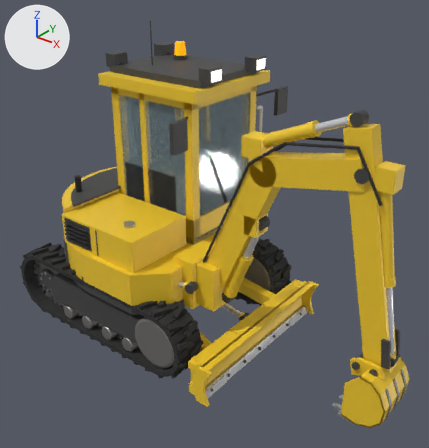
Two versions of the glTF model 3d-models/mini-excavator/mini_excavator.glb, one commit apart.
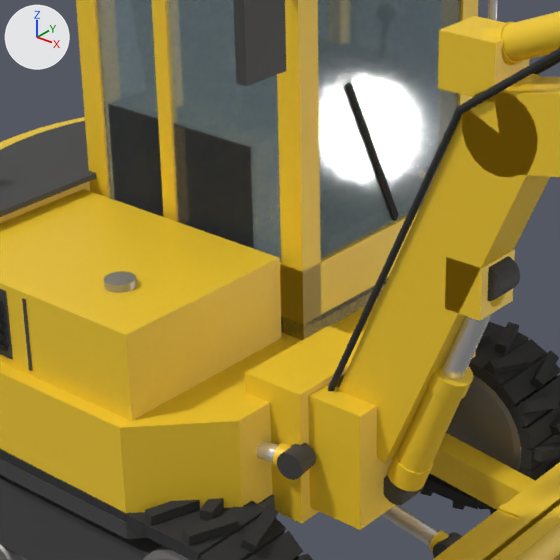
There are two pictures of each version: one whole from a 50 mm camera at (3.82, -3.81, 3.53) aimed at (0.79, -0.01, 1.18), one close up on the part from 20% to 66% of the width and 28% to 72% of the height. The lights are fixed; the arrows at upper left show +X, +Y and +Z. The last two pictures show the newer version. Where no turn or scale is listed for an object, it has been applied to the vertices. Vertices at exactly the same position are counted once.

Objects in the first close-up: 'blade', 'boom', 'cab', 'track_left', 'track_right', 'undercarriage_left', 'undercarriage_right', 'upper'.
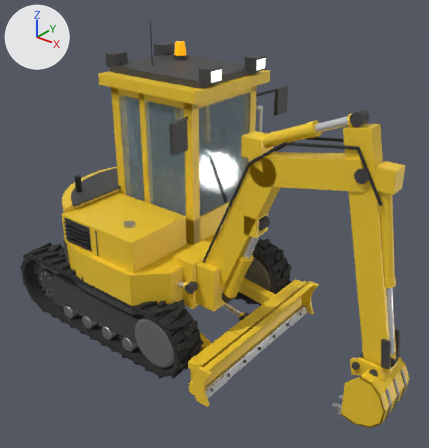
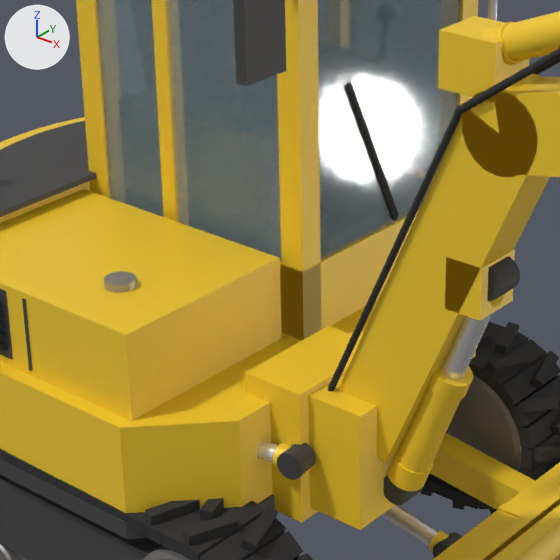
The edits, one by one:
me_cab is used by ob_cab; location (0.0, 0.0, 0.0).
me_cab had 1149 vertices, 2232 faces and spanned x -0.49..0.77, y -0.47..1.2, z 0.95..2.85.
me_cab now has 1153 vertices, 2232 faces and spans x -0.49..0.77, y -0.47..1.2, z 0.95..2.85.
me_cab part 1: 25 vertices moved from x -0.34..0.4, y -0.11..0.82, z 1.01..1.62 to x -0.35..0.4, y -0.11..0.77, z 1.01..1.62; 7 vertices removed from x -0.36..0.62, y -0.11..0.83, z 1.01..1.2; 3 vertices added at x 0.0..0.06, y 0.77..0.83, z 1.18.
Other edits to the shape of me_cab do not show in these pictures.

Changed parts and their boxes [x1, y1, x2, y2] in the close-ups (560 x 560 px; the box of a moved part takes in the faces that stretch with it):
part 1 of me_cab, moved or reshaped
    before: [108, 0, 388, 339]
    after: [151, 0, 178, 222]
